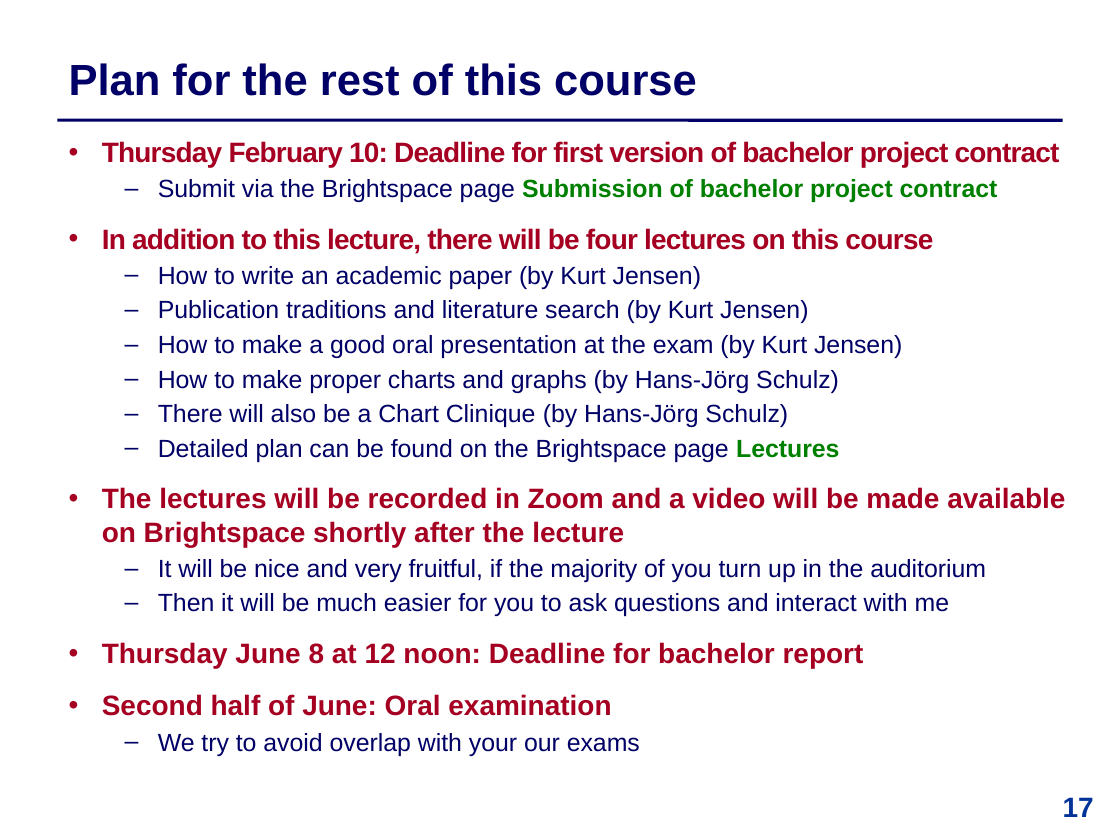
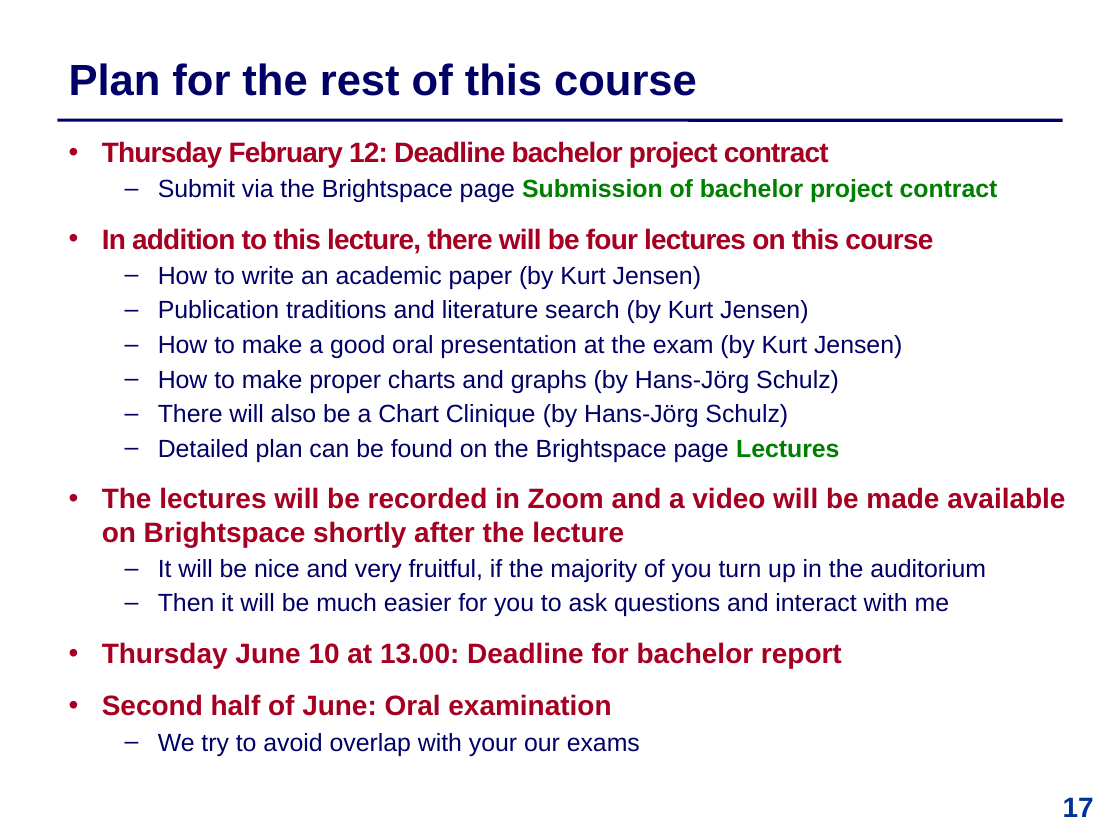
Before and after one commit to IntProgAU/Materiale, a slide deck: slide 17 of web/b24/1 Bachelor Contract .pptx. Drawn at 1120x840 pixels with LibreOffice and Linux fonts; fonts in the diff are those of the drawing. Boxes give left, top, right and bottom in pixels: in the first picture for what was removed or moved away, otherwise in the second. Text is boxed around its words. In the diff, an @@ line names an element or a change of style, - is before the commit and + after.

```diff
--- a/web/b24/1 Bachelor Contract .pptx
+++ b/web/b24/1 Bachelor Contract .pptx
@@ text at [102,141,829,167]: text changed @@
-  • Thursday February 10: Deadline for first version of bachelor project contract
+  • Thursday February 12: Deadline bachelor project contract
@@ text at [102,642,842,668]: text changed @@
-  • Thursday June 8 at 12 noon: Deadline for bachelor report
+  • Thursday June 10 at 13.00: Deadline for bachelor report
```
Also in this commit, not shown: 3 other slides changed.
